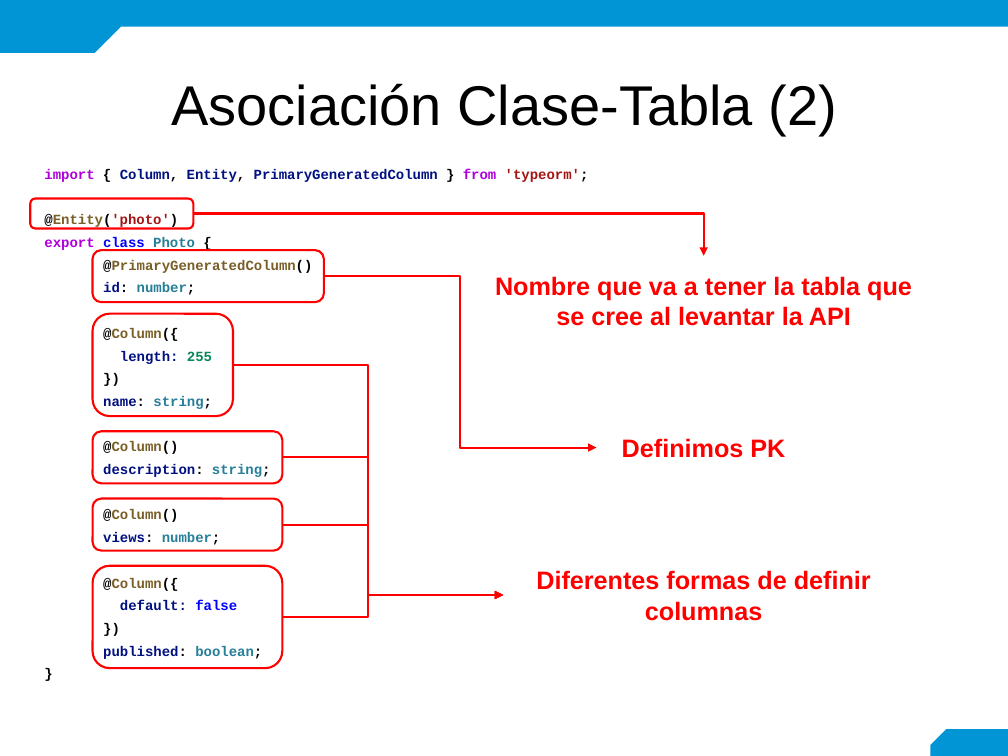
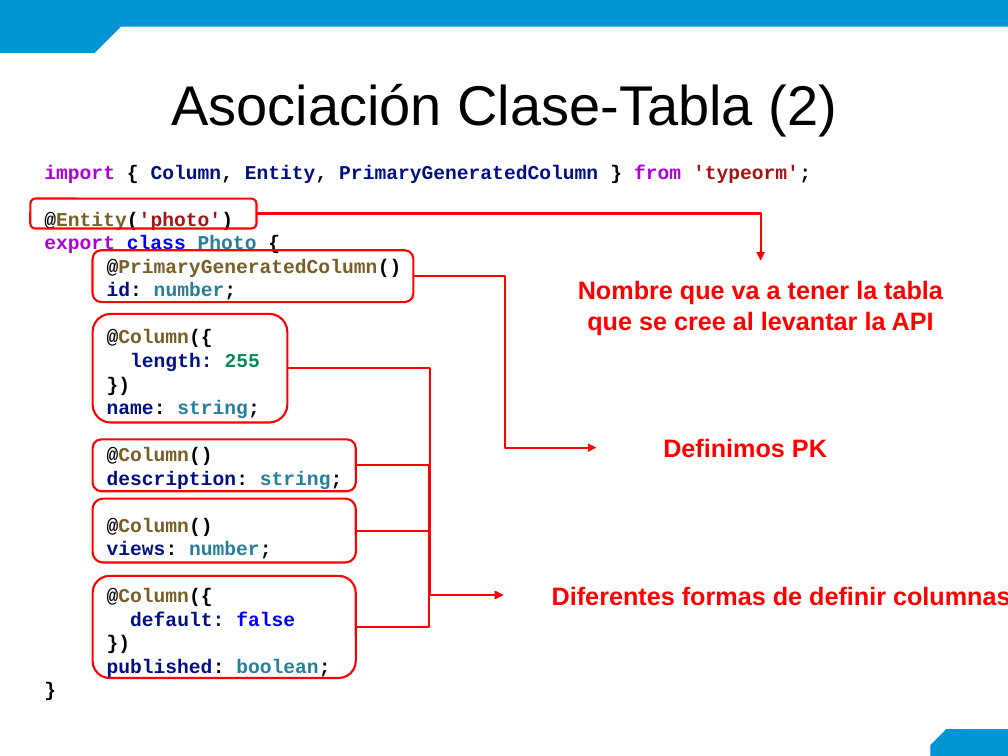
Before and after one commit to mariela21180/concesionaria, a slide deck: slide 15 of modulo6/6.1.1/- Teoria/6.1.1. Conexión API-DB.pptx. Drawn at 1008x756 pixels with LibreOffice and Linux fonts; fonts in the diff are those of the drawing; background and template pictures are left out. Boxes give left, top, right and bottom in pixels: in the first picture for what was removed or moved away, otherwise in the second. Text is boxed around its words. In the diff, an @@ line names an element or a change of style, - is before the commit and + after.

```diff
--- a/modulo6/6.1.1/- Teoria/6.1.1. Conexión API-DB.pptx
+++ b/modulo6/6.1.1/- Teoria/6.1.1. Conexión API-DB.pptx
@@ text "import { Column, Entity, PrimaryGeneratedColumn ..." at box(44, 165, 811, 679): size 10 to 14 pt; line spacing 1.36 to 1 @@
@@ rounded rectangle: place and size @@
-rounded rectangle at box(30, 199, 194, 229)
+rounded rectangle at box(30, 199, 256, 229)
@@ elbow arrow moved from (194, 214) - (704, 256) to (256, 214) - (761, 261) @@
@@ rounded rectangle: place and size @@
-rounded rectangle at box(93, 250, 324, 302)
+rounded rectangle at box(93, 250, 413, 302)
@@ text "Nombre que va a tener ..." rewrapped from box(495, 276, 912, 326) to box(578, 280, 943, 335) @@
@@ elbow arrow moved from (324, 276) - (597, 448) to (413, 276) - (597, 448) @@
@@ rounded rectangle: place and size @@
-rounded rectangle at box(93, 313, 233, 416)
+rounded rectangle at box(93, 313, 287, 422)
@@ elbow arrow moved from (233, 365) - (503, 595) to (287, 368) - (503, 595) @@
@@ rounded rectangle: place and size @@
-rounded rectangle at box(93, 431, 282, 484)
+rounded rectangle at box(93, 439, 356, 492)
@@ text "Definimos PK": place and size @@
-text "Definimos PK" at box(622, 438, 785, 458)
+text "Definimos PK" at box(663, 438, 827, 458)
@@ elbow arrow moved from (282, 458) - (503, 595) to (356, 466) - (503, 595) @@
@@ rounded rectangle: place and size @@
-rounded rectangle at box(93, 499, 282, 551)
+rounded rectangle at box(93, 499, 356, 562)
@@ elbow arrow moved from (282, 524) - (503, 595) to (356, 530) - (503, 595) @@
@@ text "Diferentes formas de definir columnas" rewrapped from box(536, 570, 871, 621) to box(552, 586, 1008, 606) @@
@@ rounded rectangle: place and size @@
-rounded rectangle at box(93, 565, 282, 668)
+rounded rectangle at box(93, 576, 356, 677)
@@ elbow arrow moved from (282, 617) - (503, 595) to (356, 627) - (503, 595) @@
```
Also in this commit, not shown: 12 other slides changed.
